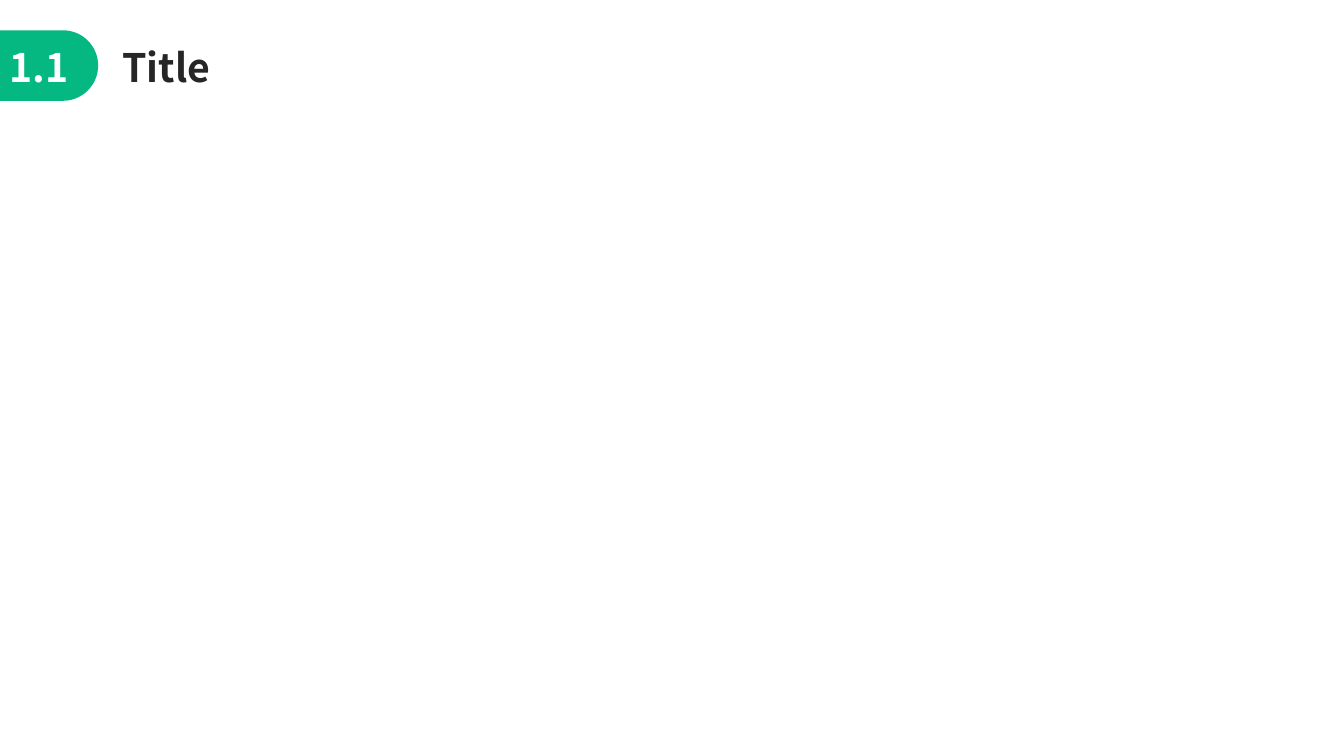
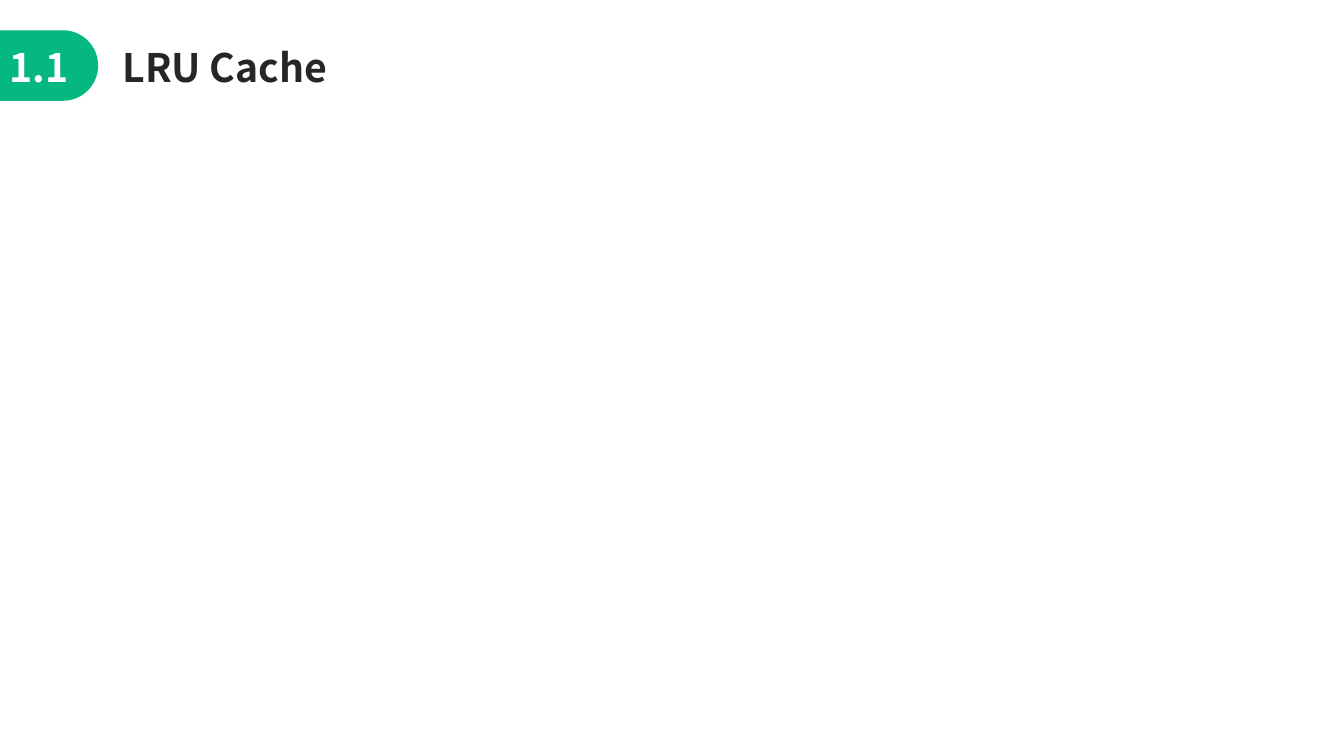
Before and after one commit to jimmyyih518/DSA2022Fall, a slide deck: slide 27 of week4/week4_slides.pptx (slide 14 before the commit). Drawn at 1344x756 pixels with LibreOffice and Linux fonts; fonts in the diff are those of the drawing. Boxes give left, top, right and bottom in pixels: in the first picture for what was removed or moved away, otherwise in the second. Text is boxed around its words. In the diff, an @@ line names an element or a change of style, - is before the commit and + after.

```diff
--- a/week4/week4_slides.pptx
+++ b/week4/week4_slides.pptx
@@ text at [122,50,327,83]: text changed @@
-Title
+LRU Cache
```
Also in this commit, not shown: 7 other slides changed, 13 slides added, 17 other files.
